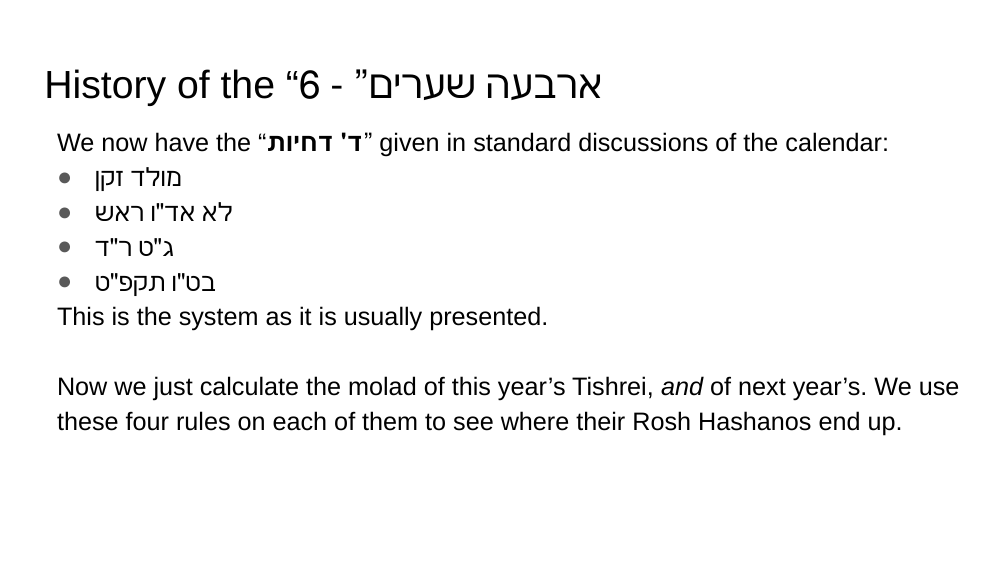
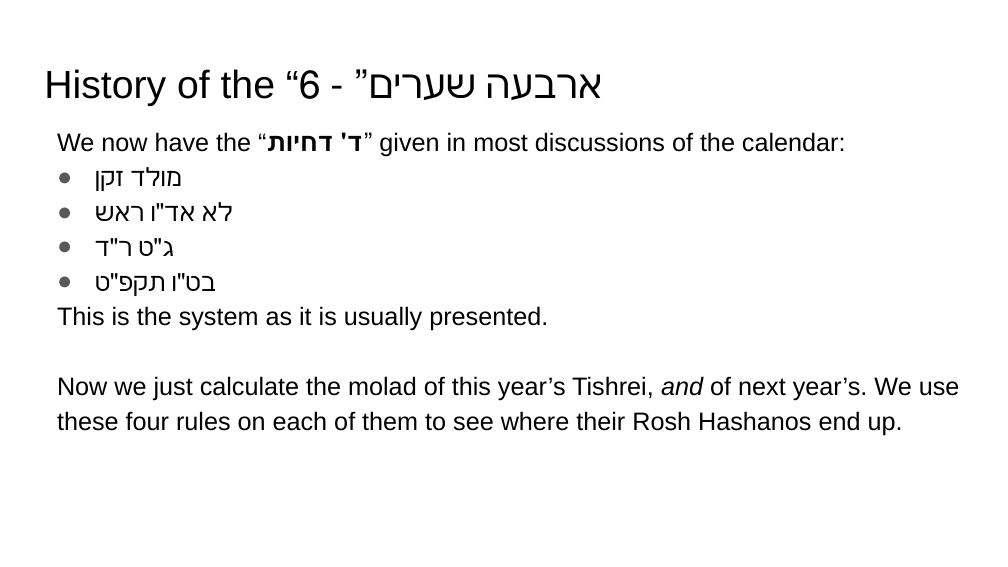
Before and after one commit to MichoelR/Keviyus, a slide deck: slide 11 of FourGates/FourGates.pptx. Drawn at 1008x567 pixels with LibreOffice and Linux fonts; fonts in the diff are those of the drawing. Boxes give left, top, right and bottom in pixels: in the first picture for what was removed or moved away, otherwise in the second. Text is boxed around its words. In the diff, an @@ line names an element or a change of style, - is before the commit and + after.

```diff
--- a/FourGates/FourGates.pptx
+++ b/FourGates/FourGates.pptx
@@ text at <box>57,132,846,157</box>: text changed @@
-We now have the “ד' דחיות” given in standard discussions of the calendar:
+We now have the “ד' דחיות” given in most discussions of the calendar:
```
Also in this commit, not shown: 24 other slides changed.
